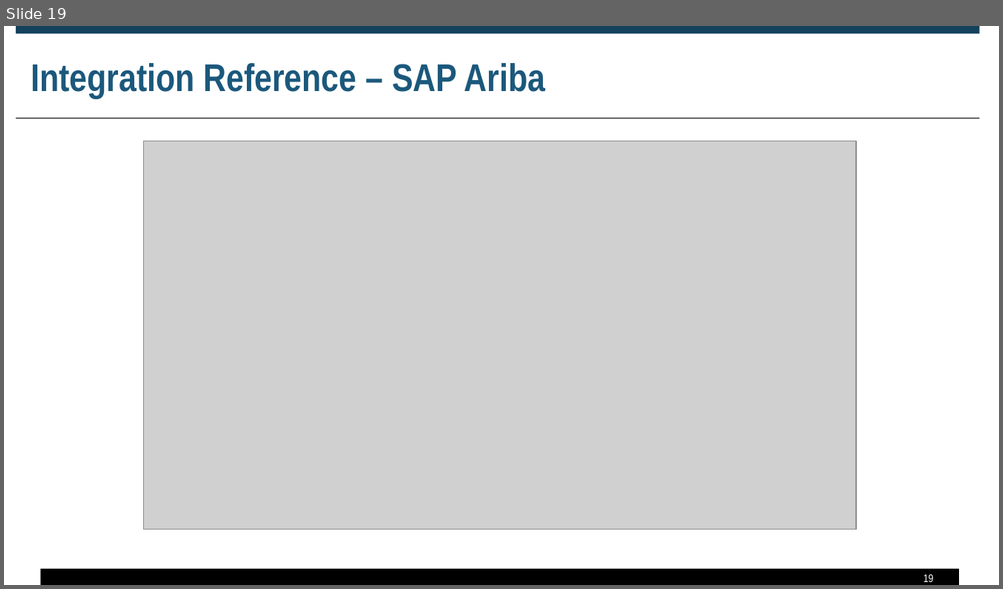
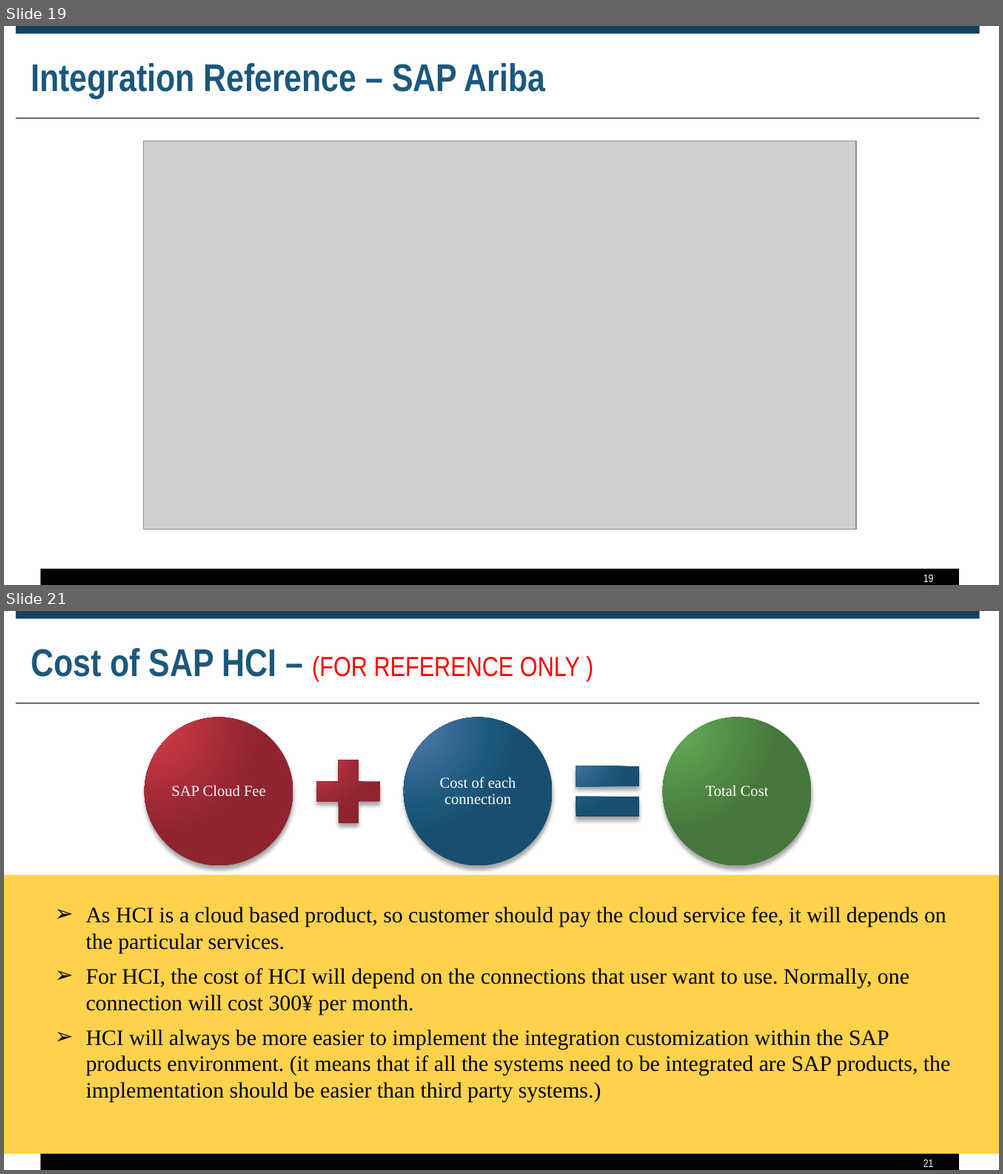
Before and after one commit to zyw9963/YFVE-supplier-portal, a slide deck: projects/ERP Integration/Proposal for System Integraiton v1.0.pptx. Shown one above the other, each under a label of ours: slide 19 before the commit, slides 19 and 21 after it; the slides between them are not shown. The pictures are 1003x589 and 1003x1174 pixels, drawn with LibreOffice and Linux fonts; fonts in the diff are those of the drawing; grey boxes stand for pictures. Boxes give left, top, right and bottom in pixels: in the first picture for what was removed or moved away, otherwise in the second. Text is boxed around its words. In the diff, an @@ line names an element or a change of style, - is before the commit and + after.

```diff
--- a/projects/ERP Integration/Proposal for System Integraiton v1.0.pptx
+++ b/projects/ERP Integration/Proposal for System Integraiton v1.0.pptx
@@ slide 21 added at [4, 611, 999, 1170], background #FFFFFF; not listed: 3 template elements that a slide beside it also shows @@
@@ title added at [31, 648, 580, 681], 20 pt, text #FF0000 @@
+Cost of SAP HCI – (FOR REFERENCE ONLY )
@@ group added at [145, 718, 811, 866]: 3 ellipses, 3 texts, 1 plus sign, 1 math equal @@
+SAP Cloud Fee
+Cost of each connection
+Total Cost
@@ rectangle added at [4, 876, 999, 1155], fill #FFC000 at 70% opacity @@
@@ text added at [86, 907, 950, 1102], 16 pt, text #000000 @@
+➢ As HCI is a cloud based product, so customer should pay the cloud service fee, it will depends on the particular services.
+➢ For HCI, the cost of HCI will depend on the connections that user want to use. Normally, one connection will cost 300¥ per month.
+➢ HCI will always be more easier to implement the integration customization within the SAP products environment. (it means that if all the systems need to be integrated are SAP products, the implementation should be easier than third party systems.)
@@ page number added at [923, 1159, 933, 1167], 8 pt, text #FFFFFF @@
+21
```
Also in this commit, not shown: 2 other slides added.
